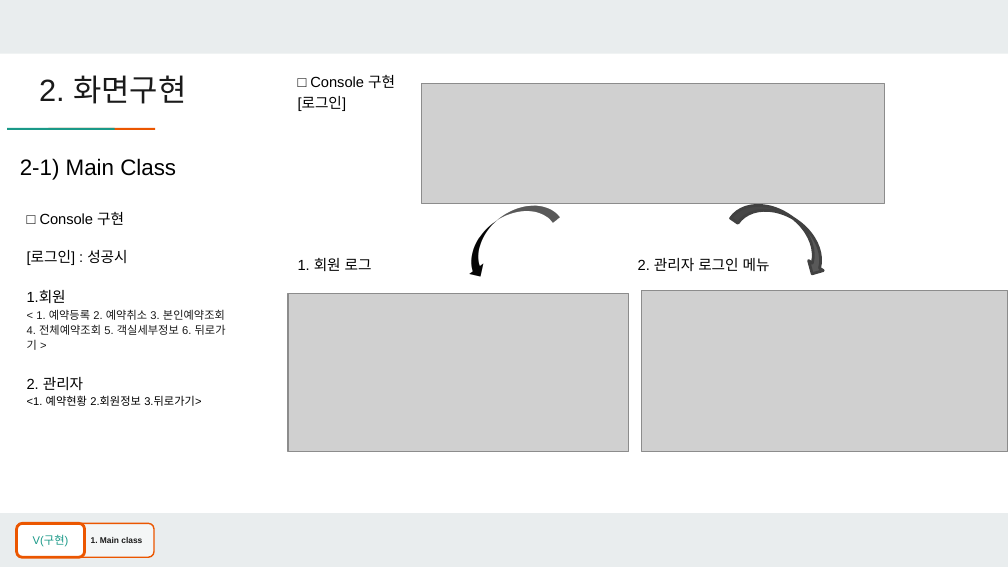
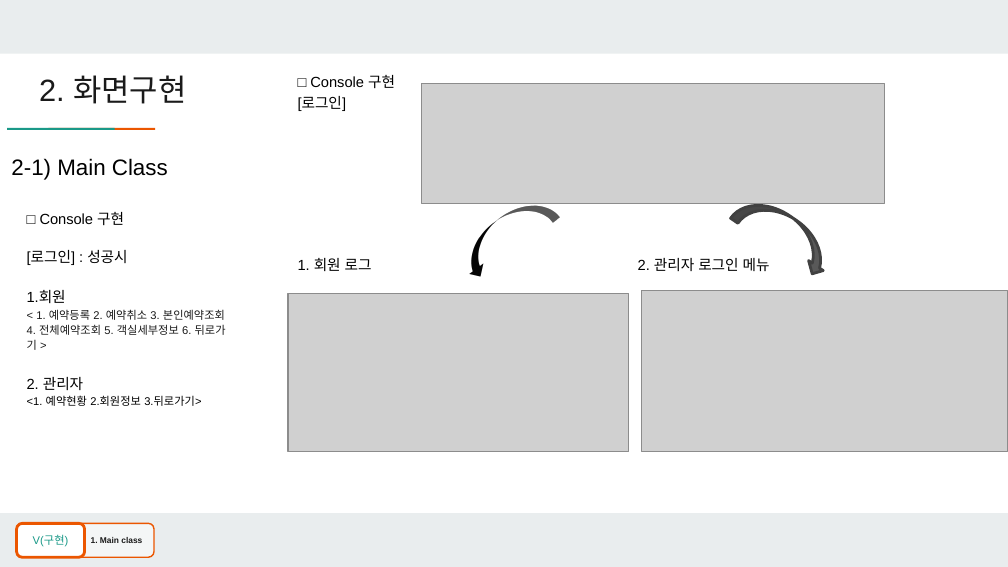
Before and after one commit to yongbeomj/Java-Console-Project, a slide deck: slide 8 of TeamProject/src/ppt/3조_호텔예약프로그램장용범,_김태호,_신우현.pptx. Drawn at 1008x567 pixels with LibreOffice and Linux fonts; fonts in the diff are those of the drawing; grey boxes stand for pictures; background and template pictures are left out. Boxes give left, top, right and bottom in pixels: in the first picture for what was removed or moved away, otherwise in the second. Text is boxed around its words. In the diff, an @@ line names an element or a change of style, - is before the commit and + after.

```diff
--- a/TeamProject/src/ppt/3조_호텔예약프로그램장용범,_김태호,_신우현.pptx
+++ b/TeamProject/src/ppt/3조_호텔예약프로그램장용범,_김태호,_신우현.pptx
@@ text "2-1) Main Class": place and size @@
-text "2-1) Main Class" at (20,158,176,180)
+text "2-1) Main Class" at (11,158,168,180)
```
Also in this commit, not shown: 3 other slides changed.
